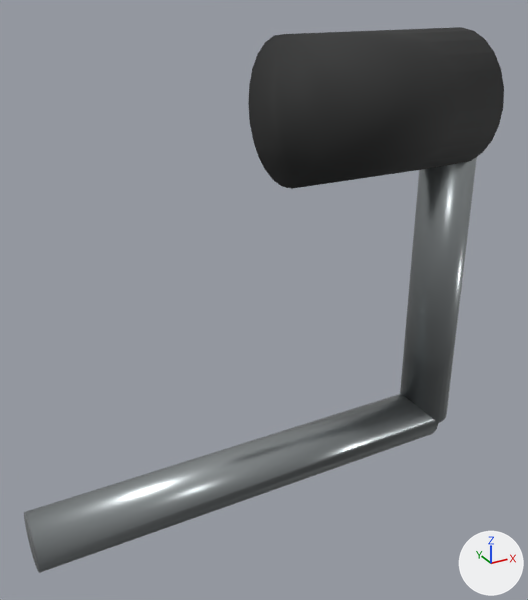
The glTF model assets/models/rods/fly_handle.glb, before and after one commit.
Camera for both pictures: a 50 mm camera at (-0.0072, -0.0603, 0.0505) aimed at (0.0258, -0.0003, 0.0206). The axes (+X, +Y, +Z) are drawn at lower right. The lights are the same throughout. The picture after the commit comes second. Where no turn or scale is listed for an object, it has been applied to the vertices. Vertices at exactly the same position are counted once.

Objects in the first picture: 'Fly direct crank'.
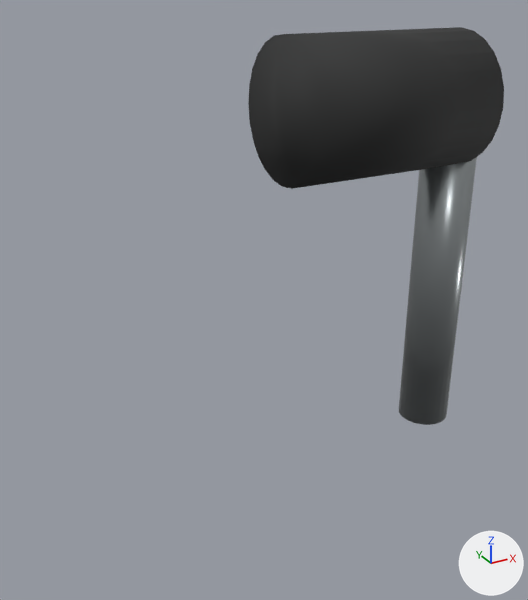
The newer file is also turned or shifted as a whole; pictures and numbers use the older file's frame.

Pixel boxes [x1, y1, x2, y2] of what changed, in the pictures (528 x 600 px):
'Fly direct crank', reshaped (47% narrower, 27% shorter): before [24, 27, 504, 573]; after [248, 27, 504, 425]
part 1 of me_cone_583, deleted: before [24, 394, 438, 573]

The change, as a diff of the scene's bpy script:
```diff
--- a/assets/models/rods/fly_handle.glb.py
+++ b/assets/models/rods/fly_handle.glb.py
@@ me_cone_583 @@
 # used by ob_fly_direct_crank; location = (0.0245, 0.0, 0.0)
-me_cone_583.from_pydata(...)  # 142 vertices, 276 faces; spans x -0.0245..0.0275, y -0.007..0.007, z -0.003..0.046
+me_cone_583.from_pydata(...)  # 96 vertices, 184 faces; spans x 0.0035..0.0275, y -0.007..0.007, z 0.0..0.046
+# me_cone_583 part 1
+# 46 vertices are removed from x -0.0245..0.0245, y -0.003..0.003, z -0.003..0.003
+# 92 faces are deleted
 me_cone_583.materials.append(mat_brushed_stainless)
```
